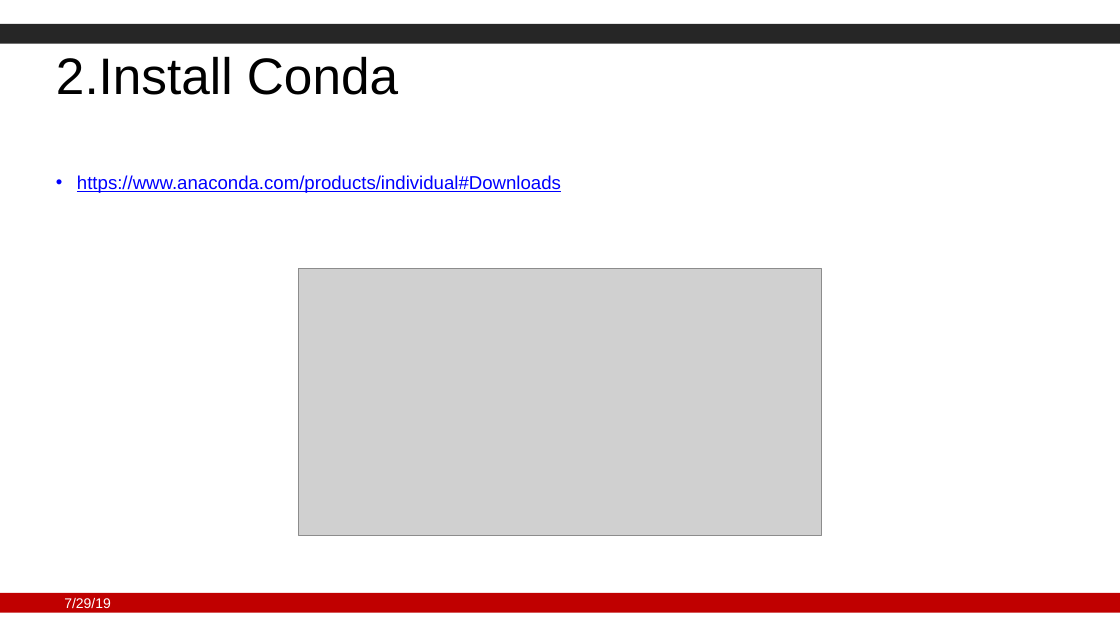
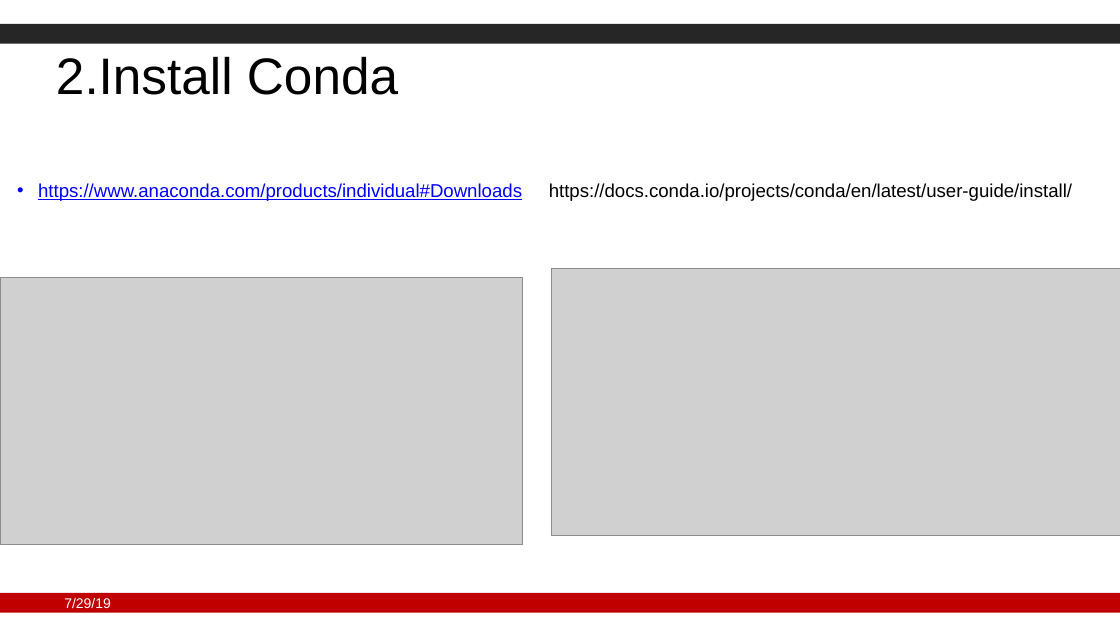
Before and after one commit to Gzk738/GZK_Code, a slide deck: slide 3 of BEP/modified ppt/anaconda&docker.pptx. Drawn at 1120x630 pixels with LibreOffice and Linux fonts; fonts in the diff are those of the drawing; grey boxes stand for pictures; background and template pictures are left out. Boxes give left, top, right and bottom in pixels: in the first picture for what was removed or moved away, otherwise in the second. Text is boxed around its words. In the diff, an @@ line names an element or a change of style, - is before the commit and + after.

```diff
--- a/BEP/modified ppt/anaconda&docker.pptx
+++ b/BEP/modified ppt/anaconda&docker.pptx
@@ subtitle "https://www.anaconda.com/products/individual#Downloads": place and size @@
-subtitle "https://www.anaconda.com/products/individual#Downloads" at box(77, 175, 561, 193)
+subtitle "https://www.anaconda.com/products/individual#Downloads" at box(38, 183, 522, 201)
@@ text added at box(549, 183, 1072, 201), 16 pt, text #000000 @@
+https://docs.conda.io/projects/conda/en/latest/user-guide/install/
@@ picture added at box(551, 268, 1120, 535) @@
@@ picture: place and size @@
-picture at box(299, 268, 822, 535)
+picture at box(0, 277, 523, 544)
```
Also in this commit, not shown: 2 other files.
